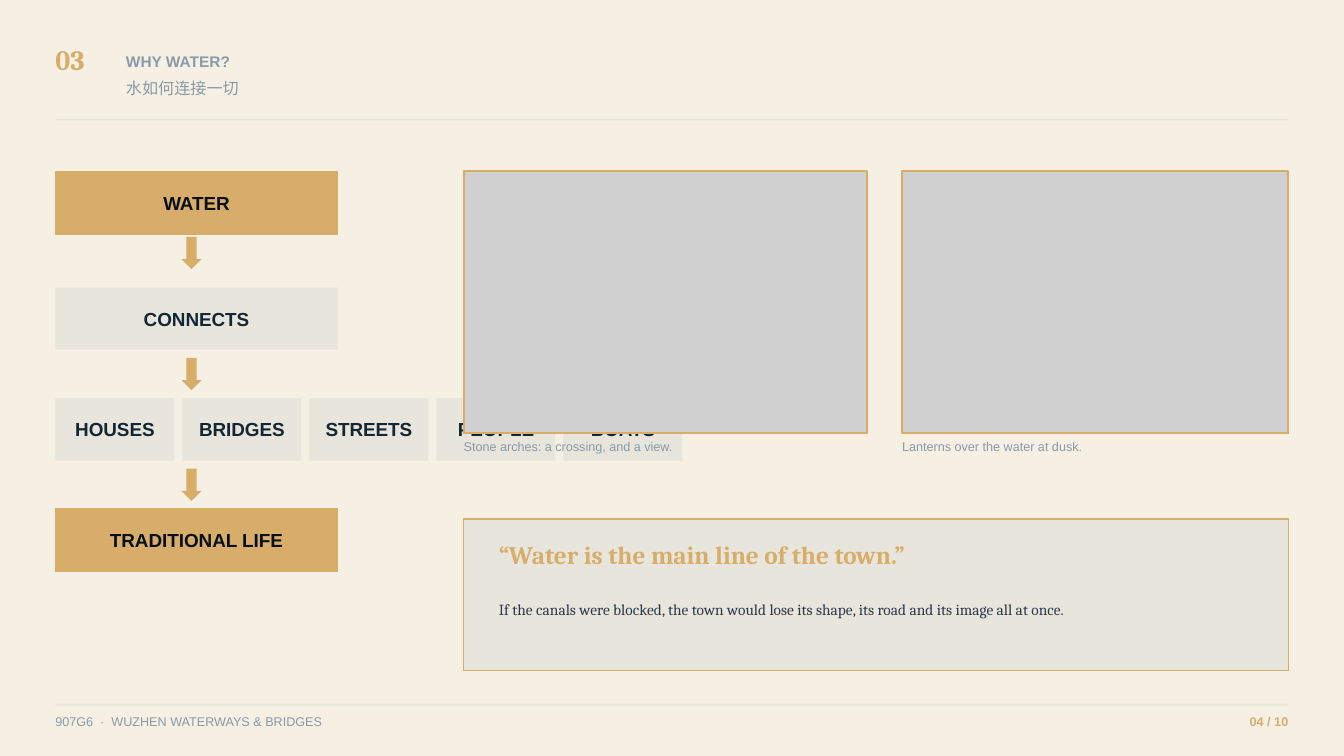
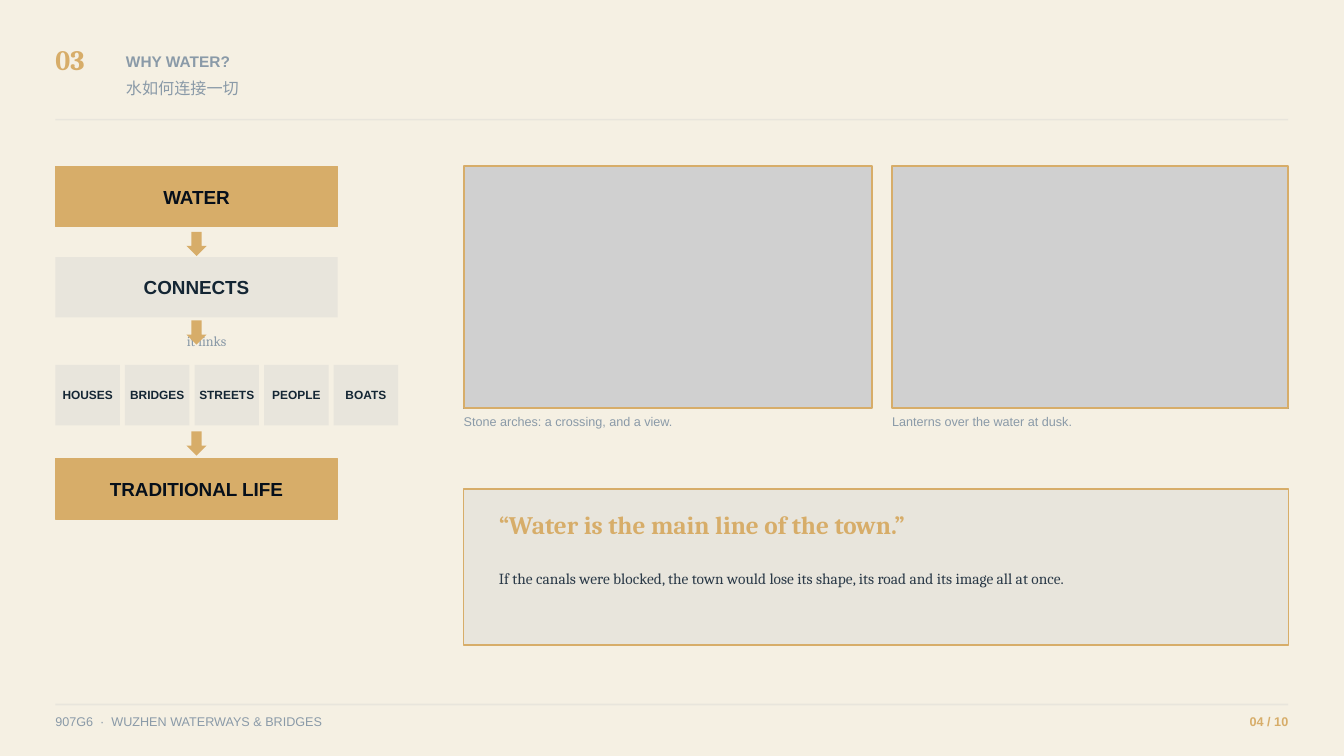
Before and after one commit to zhuaisha/wuzhen-waterways, a slide deck: slide 4 of public/assets/wuzhen_waterways_presentation.pptx. Drawn at 1344x756 pixels with LibreOffice and Linux fonts; fonts in the diff are those of the drawing; grey boxes stand for pictures. Boxes give left, top, right and bottom in pixels: in the first picture for what was removed or moved away, otherwise in the second. Text is boxed around its words. In the diff, an @@ line names an element or a change of style, - is before the commit and + after.

Commit message:
修复 pptx 第4页重叠 + 全页加换页动画(淡入/推进)
- 第4页 WHY WATER: 左列流程图(水→连接→5节点→传统生活)收窄到 x<4.3,
  右列照片+引言框 x>=4.6, 互不重叠(坐标验证 3.95in vs 4.60in)
- 每页注入 OOXML 换页动画: 封面/结尾=淡入, 中间8页=推进(push left)
- 清理根目录冗余 make_pptx.py, 统一用 tools/make_pptx.py

```diff
--- a/public/assets/wuzhen_waterways_presentation.pptx
+++ b/public/assets/wuzhen_waterways_presentation.pptx
@@ text "WATER": place and size @@
-text "WATER" at [163,197,230,210]
+text "WATER" at [163,191,230,204]
@@ rectangle: place and size @@
-rectangle at [55,171,338,234]
+rectangle at [55,166,338,227]
@@ picture: place and size @@
-picture at [464,171,867,434]
+picture at [464,166,872,408]
@@ rectangle: place and size @@
-rectangle at [464,171,867,434]
+rectangle at [464,166,872,408]
@@ picture: place and size @@
-picture at [902,171,1289,434]
+picture at [892,166,1289,408]
@@ rectangle: place and size @@
-rectangle at [902,171,1289,434]
+rectangle at [892,166,1289,408]
@@ down arrow: place and size @@
-down arrow at [181,237,202,269]
+down arrow at [187,232,207,256]
@@ 2 texts, 1 rectangle: place and size @@
-2 texts, 1 rectangle at [55,287,905,564]
+2 texts, 1 rectangle at [55,257,905,534]
@@ down arrow: place and size @@
-down arrow at [181,358,202,390]
+down arrow at [187,321,207,345]
@@ text added at [187,333,226,346], 10 pt, text #8A9AA8 @@
+it links
@@ text "HOUSES": place and size @@
-text "HOUSES" at [75,423,154,436]
+text "HOUSES" at [63,390,113,399]
@@ rectangle: place and size @@
-rectangle at [55,398,174,461]
+rectangle at [55,365,120,425]
@@ text "BRIDGES": place and size @@
-text "BRIDGES" at [199,423,285,436]
+text "BRIDGES" at [130,391,184,399]
@@ rectangle added at [125,365,190,425], fill #E8E5DC @@
@@ text "STREETS": place and size @@
-text "STREETS" at [326,423,413,436]
+text "STREETS" at [199,391,254,399]
@@ rectangle: place and size @@
-rectangle at [182,398,301,461]
+rectangle at [195,365,259,425]
@@ text "PEOPLE": place and size @@
-text "PEOPLE" at [458,422,534,436]
+text "PEOPLE" at [272,390,320,399]
@@ rectangle: place and size @@
-rectangle at [437,398,556,461]
+rectangle at [264,365,329,425]
@@ size 13.5 to 8.5 pt in 5 elements at [63,390,113,399], [130,391,184,399], [199,391,254,399], [272,390,320,399], [345,390,386,399] @@
@@ text "BOATS": place and size @@
-text "BOATS" at [591,432,655,436]
+text "BOATS" at [345,390,386,399]
@@ rectangle: place and size @@
-rectangle at [310,398,429,461]
+rectangle at [334,365,398,425]
@@ text "Stone arches: a crossing, and ...": place and size @@
-text "Stone arches: a crossing, and ..." at [464,442,672,454]
+text "Stone arches: a crossing, and ..." at [464,417,672,429]
@@ rectangle removed at [564,398,683,461] @@
@@ text "Lanterns over the water at ...": place and size @@
-text "Lanterns over the water at ..." at [902,442,1082,451]
+text "Lanterns over the water at ..." at [892,417,1072,426]
@@ down arrow: place and size @@
-down arrow at [181,469,202,501]
+down arrow at [187,432,207,456]
@@ text "TRADITIONAL LIFE": place and size @@
-text "TRADITIONAL LIFE" at [110,534,283,547]
+text "TRADITIONAL LIFE" at [110,483,283,496]
@@ rectangle: place and size @@
-rectangle at [55,509,338,572]
+rectangle at [55,459,338,519]
@@ rectangle: place and size @@
-rectangle at [464,519,1289,670]
+rectangle at [464,489,1289,645]
@@ text "If the canals were blocked, ...": place and size @@
-text "If the canals were blocked, ..." at [499,604,1063,619]
+text "If the canals were blocked, ..." at [499,573,1063,588]
```
Also in this commit, not shown: 3 other files.
